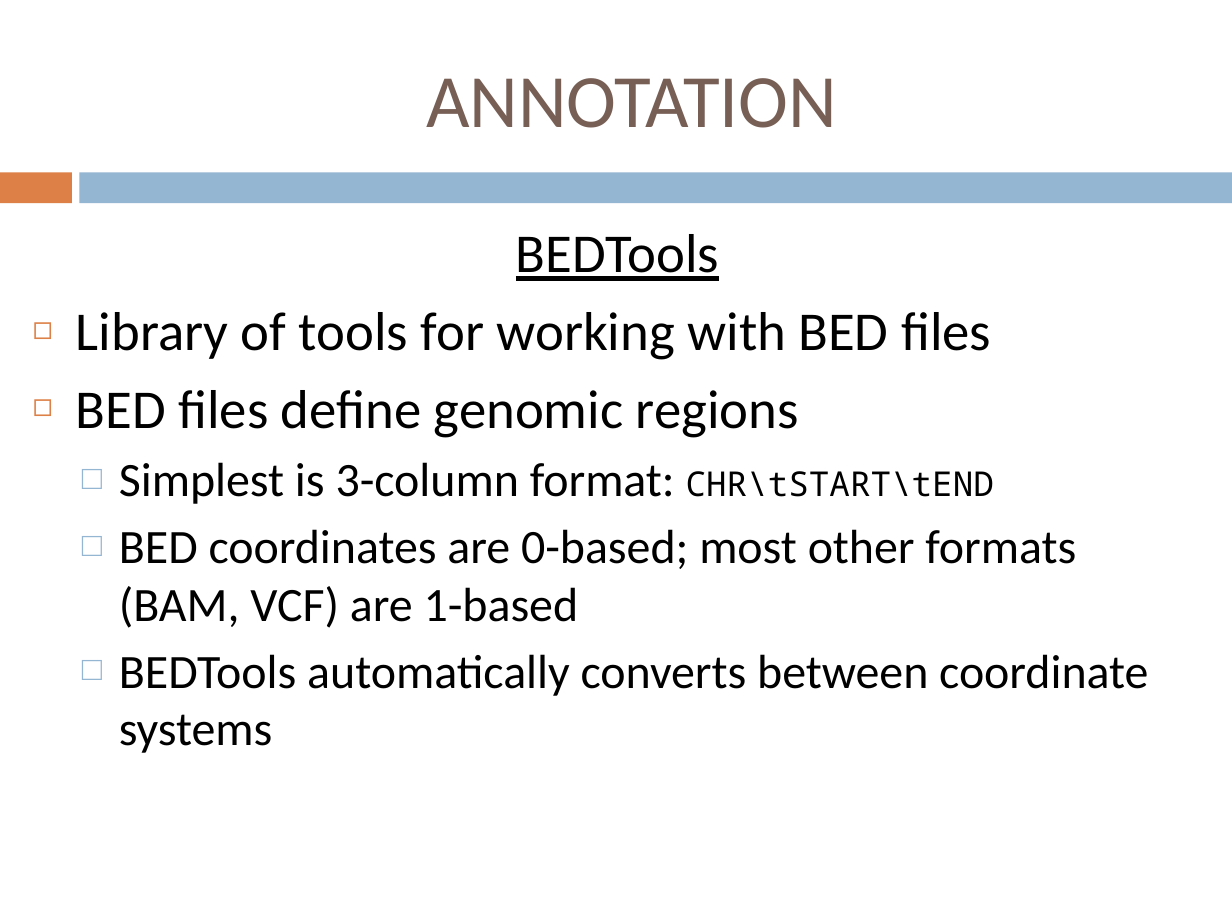
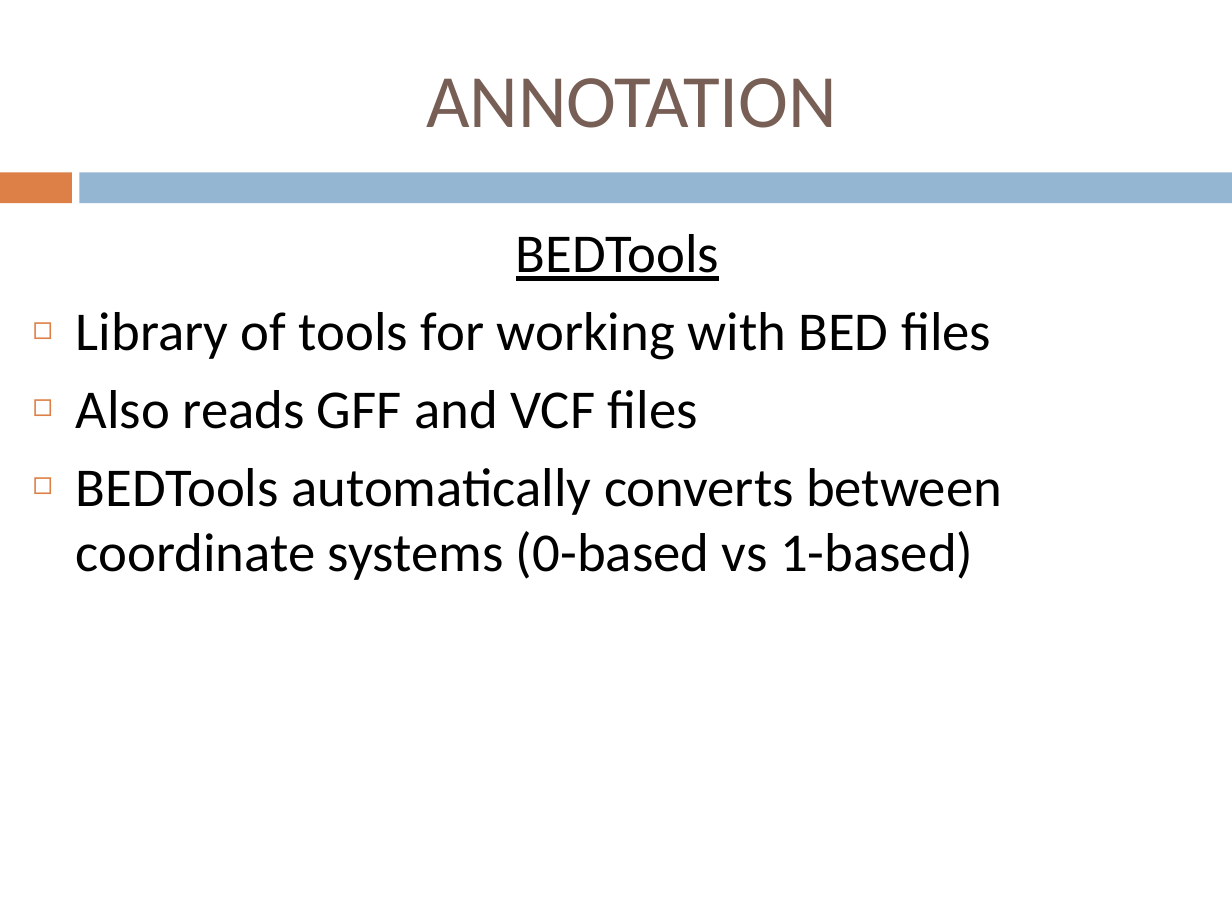
Before and after one commit to jdidion/OpenBioinformaticsWorkshops, a slide deck: slide 15 of development/AdvancedDNASeq/slides/Part6_Annotation.pptx (slide 5 before the commit). Drawn at 1232x924 pixels with LibreOffice and Linux fonts; fonts in the diff are those of the drawing. Boxes give left, top, right and bottom in pixels: in the first picture for what was removed or moved away, otherwise in the second. Text is boxed around its words. In the diff, an @@ line names an element or a change of style, - is before the commit and + after.

Commit message:
Update slides

```diff
--- a/development/AdvancedDNASeq/slides/Part6_Annotation.pptx
+++ b/development/AdvancedDNASeq/slides/Part6_Annotation.pptx
@@ text at (76, 390, 1002, 580): text changed; size 28 to 32 pt @@
-◻ BED files define genomic regions
-  □ Simplest is 3-column format: CHR\tSTART\tEND
-  □ BED coordinates are 0-based; most other formats (BAM, VCF) are 1-based
-  □ BEDTools automatically converts between coordinate systems
+◻ Also reads GFF and VCF files
+◻ BEDTools automatically converts between coordinate systems (0-based vs 1-based)
```
Also in this commit, not shown: 4 other slides changed, 23 slides added, 5 other files.
